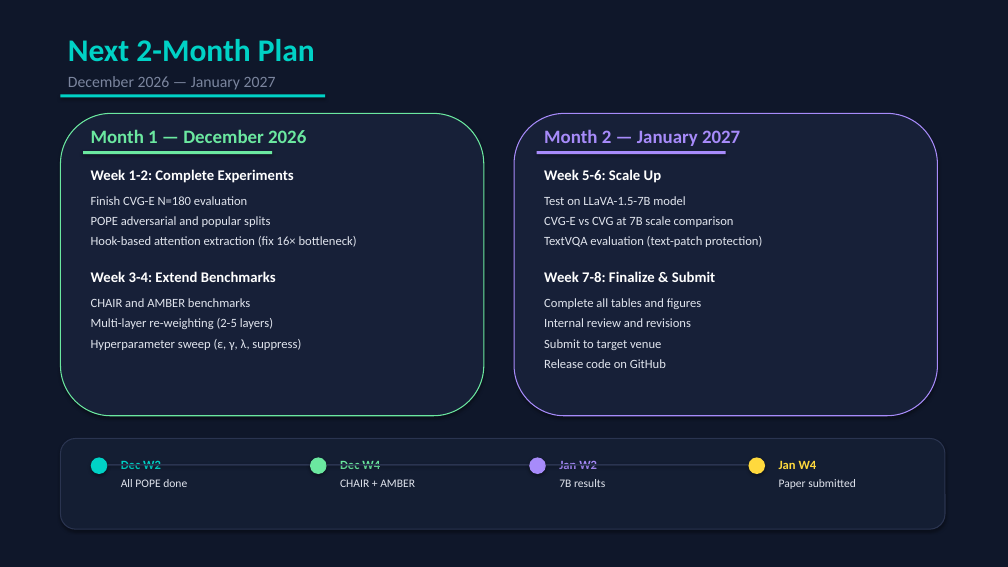
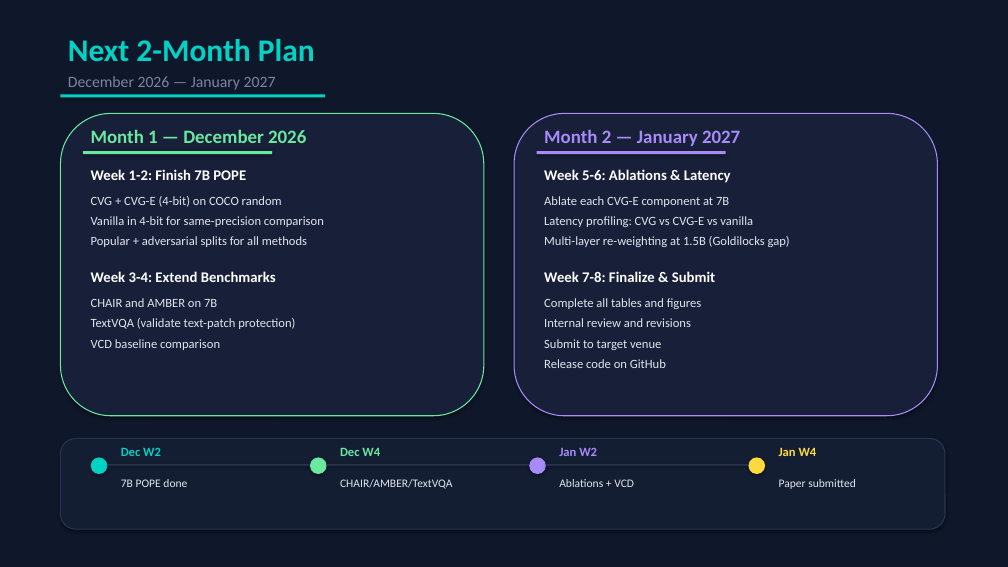
Before and after one commit to gauriiiiiiiiiiii/CVG_faithful_mllm, a slide deck: slide 14 of documentation/CVG-E_Research_Presentation.pptx (slide 13 before the commit). Drawn at 1008x567 pixels with LibreOffice and Linux fonts; fonts in the diff are those of the drawing. Boxes give left, top, right and bottom in pixels: in the first picture for what was removed or moved away, otherwise in the second. Text is boxed around its words. In the diff, an @@ line names an element or a change of style, - is before the commit and + after.

```diff
--- a/documentation/CVG-E_Research_Presentation.pptx
+++ b/documentation/CVG-E_Research_Presentation.pptx
@@ text at (x1=91, y1=169, x2=246, y2=180): text changed @@
-Week 1-2: Complete Experiments
+Week 1-2: Finish 7B POPE
@@ text at (x1=544, y1=169, x2=731, y2=183): text changed @@
-Week 5-6: Scale Up
+Week 5-6: Ablations & Latency
@@ text at (x1=91, y1=196, x2=324, y2=247): text changed @@
-Finish CVG-E N=180 evaluation
-POPE adversarial and popular splits
-Hook-based attention extraction (fix 16× bottleneck)
+CVG + CVG-E (4-bit) on COCO random
+Vanilla in 4-bit for same-precision comparison
+Popular + adversarial splits for all methods
@@ text at (x1=544, y1=196, x2=790, y2=247): text changed @@
-Test on LLaVA-1.5-7B model
-CVG-E vs CVG at 7B scale comparison
-TextVQA evaluation (text-patch protection)
+Ablate each CVG-E component at 7B
+Latency profiling: CVG vs CVG-E vs vanilla
+Multi-layer re-weighting at 1.5B (Goldilocks gap)
@@ text at (x1=91, y1=298, x2=295, y2=350): text changed @@
-CHAIR and AMBER benchmarks
-Multi-layer re-weighting (2-5 layers)
-Hyperparameter sweep (ε, γ, λ, suppress)
+CHAIR and AMBER on 7B
+TextVQA (validate text-patch protection)
+VCD baseline comparison
@@ 4 texts moved together from (x1=121, y1=460, x2=817, y2=469) to (x1=121, y1=447, x2=817, y2=456) @@
@@ text at (x1=121, y1=479, x2=187, y2=487): text changed @@
-All POPE done
+7B POPE done
@@ text at (x1=340, y1=479, x2=453, y2=489): text changed @@
-CHAIR + AMBER
+CHAIR/AMBER/TextVQA
@@ text at (x1=559, y1=479, x2=634, y2=487): text changed @@
-7B results
+Ablations + VCD
```
Also in this commit, not shown: 3 other slides changed, 1 slide added, 38 other files.
